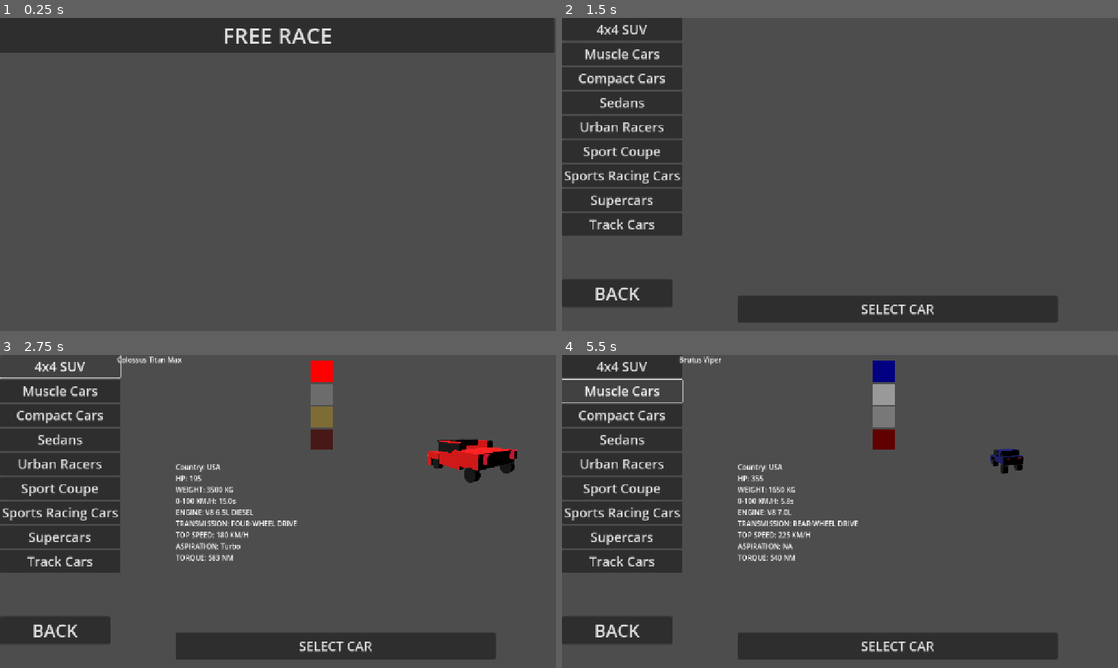
Above: before the commit, frames 1-4 (two rows, left to right).
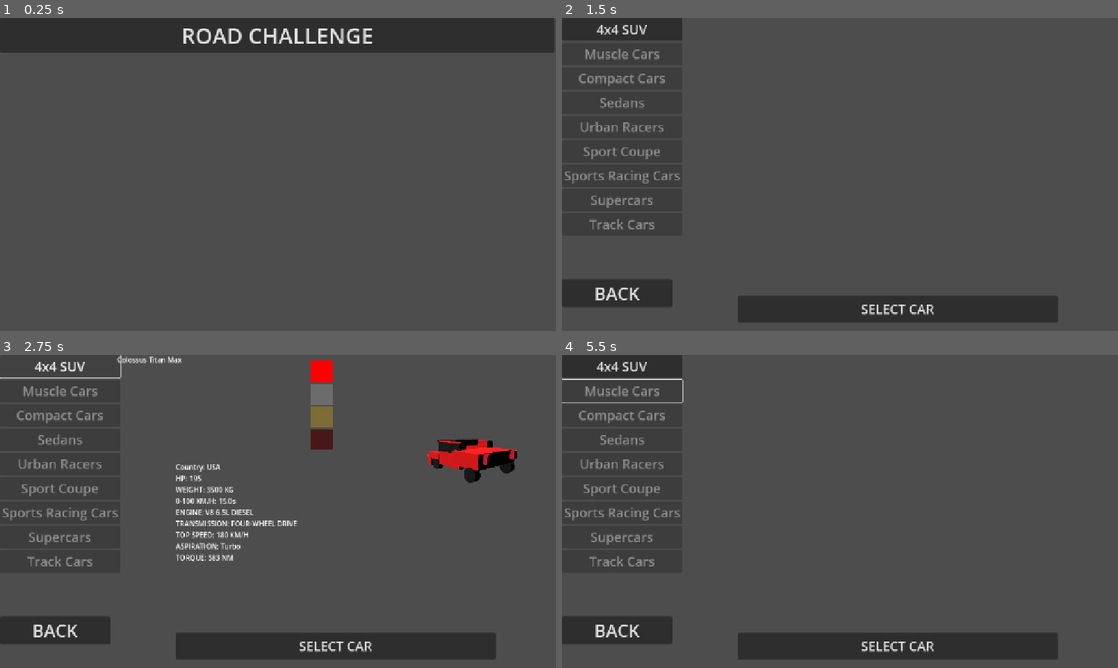
Above: after the commit, the same moments.

Repository: km2000-a11y/Urban-Drive-main
Game: Godot game, scene res://Scenes/main_menu.tscn
Same seed, same stepped clock (60 frames per second), same inputs: the game is played once before the commit and once after it.
Inputs (mouse positions are in pixels of both pictures, inside the frame that each line leads up to):
- Up to frame 1 (0.25 s): no input
- Up to frame 2 (1.5 s): click "FREE RACE" (after the commit: "ROAD CHALLENGE") at 0.5 s; click (828, 68) at 1.25 s, where only the run before the commit has a clickable "RADAR RACE"
- Up to frame 3 (2.75 s): click "4x4 SUV" at 2 s
- Up to frame 4 (5.5 s): click "BACK" at 2.75 s; click "DUEL" at 3.5 s; click "SELECT CAR" at 4.25 s; click (623, 389) at 5 s, where only the run before the commit has a clickable "Muscle Cars"

The runs differ from the first frame. In frame 1, 0.9% of the frame differs, in the area x 33-67%, y 3-9%; in frame 2, 1.2%; in frame 3, 1.2%; in frame 4, 3.9%, in the area x 0-83%, y 0-68%.
Error before the commit: Invalid access to property or key of type 'String' on a base object of type 'Dictionary'. (res://Scripts/car_select.gd:829)
Error after the commit: Invalid access to property or key of type 'String' on a base object of type 'Dictionary'. (res://Scripts/car_select.gd:831)

Commit message:
ssss

Diff:
--- a/Scenes/car_select.tscn
+++ b/Scenes/car_select.tscn
@@ -17,7 +17,7 @@
 offset_right = 241.0
 offset_bottom = 374.0
 
-[node name="4x4SUV" type="Button" parent="Control/ClassList"]
+[node name="SUV" type="Button" parent="Control/ClassList"]
 layout_mode = 2
 theme_override_font_sizes/font_size = 30
 text = "4x4 SUV"
@@ -177,7 +177,7 @@
 text = "SELECT CAR
 "
 
-[connection signal="pressed" from="Control/ClassList/4x4SUV" to="." method="_on_4x4suv_pressed"]
+[connection signal="pressed" from="Control/ClassList/SUV" to="." method="_on_4x4suv_pressed"]
 [connection signal="pressed" from="Control/ClassList/MuscleCars" to="." method="_on_muscle_cars_pressed"]
 [connection signal="pressed" from="Control/ClassList/CompactCars" to="." method="_on_compact_cars_pressed"]
 [connection signal="pressed" from="Control/ClassList/Sedans" to="." method="_on_sedans_pressed"]
--- a/Scenes/elimination_win_screen.gd
+++ b/Scenes/elimination_win_screen.gd
@@ -3,14 +3,29 @@
 @onready var title_label := $Control/Panel/TitleLabel
 @onready var retry_button := $Control/Panel/RetryBtn
 @onready var quit_button := $Control/Panel/QuitBtn
+func show_results(player_won: bool):
+	var text := ""
 
-func show_results(player_won: bool):
 	if player_won:
-		title_label.text = "YOU WIN!"
+		text = "YOU WIN!"
 	else:
-		title_label.text = "YOU LOSE!"
+		text = "YOU LOSE!"
 
+	# ROAD CHALLENGE PROGRESS
+	if GameMode.game_mode == "Road Challenge":
+		var group := RoadChallengeState.active_group
+		var done :int= RoadChallengeSave.progress[group]
+		var left := 5 - done
+
+		if left > 0:
+			text += "\nRaces left: %d / 5" % left
+		else:
+			text += "\nChallenge Complete!"
+
+	title_label.text = text
 	visible = true
+
+
 
 
 func _on_retry_btn_pressed() -> void:
--- a/Scenes/main_menu.gd
+++ b/Scenes/main_menu.gd
@@ -4,5 +4,5 @@
 	MusicManager.play_menu_music()
 
 func _on_free_race_menu_pressed() -> void:
-	GameMode.game_mode = "Free Race"
+	GameMode.game_mode = "Road Challenge"
 	get_tree().change_scene_to_file("res://Scenes/mode_select.tscn")
--- a/Scenes/main_menu.tscn
+++ b/Scenes/main_menu.tscn
@@ -19,6 +19,6 @@
 [node name="FreeRaceMenu" type="Button" parent="Control/VBoxContainer"]
 layout_mode = 2
 theme_override_font_sizes/font_size = 50
-text = "FREE RACE"
+text = "ROAD CHALLENGE"
 
 [connection signal="pressed" from="Control/VBoxContainer/FreeRaceMenu" to="." method="_on_free_race_menu_pressed"]
--- a/Scenes/mode_select.tscn
+++ b/Scenes/mode_select.tscn
@@ -12,6 +12,7 @@
 offset_bottom = 40.0
 
 [node name="RadarRaceBtn" type="Button" parent="Control"]
+visible = false
 layout_mode = 0
 offset_top = 81.0
 offset_right = 1239.0
@@ -22,8 +23,9 @@
 
 [node name="DuelBtn" type="Button" parent="Control"]
 layout_mode = 0
+offset_top = 70.0
 offset_right = 1244.0
-offset_bottom = 63.0
+offset_bottom = 133.0
 theme_override_font_sizes/font_size = 40
 text = "DUEL"
 
--- a/Scenes/track_select.gd
+++ b/Scenes/track_select.gd
@@ -3,6 +3,7 @@
 
 func _on_bogota_airport_pressed():
 	# Set the root node name of the track
+	RoadChallengeState.active_track="BogotaAirport"
 	TrackName.track_name = "BogotaAirport"
 
 	# Load main scene
@@ -19,12 +20,14 @@
 
 
 func _on_chernobyl_pressed() -> void:
+	RoadChallengeState.active_track="Chernobyl"
 	TrackName.track_name="Chernobyl"
 
 	get_tree().change_scene_to_file("res://main.tscn")
 
 
 func _on_abu_dhabi_pressed() -> void:
+	RoadChallengeState.active_track="AbuDhabi"
 	TrackName.track_name="AbuDhabi"
 
 	get_tree().change_scene_to_file("res://main.tscn")
--- a/Scripts/car_select.gd
+++ b/Scripts/car_select.gd
@@ -514,6 +514,8 @@
 func _ready():
 	MusicManager.play_menu_music()
 	$Control/ColorSelector.visible = false
+
+	_update_class_locks()
 
 
 var car_scene_paths = {
@@ -830,6 +832,13 @@
 	Cars.selected_color = car_colors[car_name][color_index]
 	Cars.save_color()
 	Cars.selected_class = car_class
+
+	RoadChallengeState.active_group = car_class
+	RoadChallengeState.active_car = car_name
+	RoadChallengeState.active_color = car_colors[car_name][color_index]
+
+	GameMode.game_mode = "Road Challenge"
+
 	get_tree().change_scene_to_file("res://Scenes/track_select.tscn")
 
 
@@ -845,3 +854,14 @@
 	update_car_ui(track_cars[car_name], car_name)
 	load_preview_car(car_scene_paths[car_name])
 	_reset_color()
+
+func _update_class_locks():
+	$Control/ClassList/SUV.disabled = false
+	$Control/ClassList/MuscleCars.disabled = not RoadChallengeSave.unlocked["muscle"]
+	$Control/ClassList/CompactCars.disabled = not RoadChallengeSave.unlocked["compact"]
+	$Control/ClassList/Sedans.disabled = not RoadChallengeSave.unlocked["sedans"]
+	$Control/ClassList/UrbanRacers.disabled = not RoadChallengeSave.unlocked["urban"]
+	$Control/ClassList/SportCoupe.disabled = not RoadChallengeSave.unlocked["sport"]
+	$Control/ClassList/SportRacing.disabled = not RoadChallengeSave.unlocked["sport_racing"]
+	$Control/ClassList/Supercars.disabled = not RoadChallengeSave.unlocked["supercars"]
+	$Control/ClassList/TrackCars.disabled = not RoadChallengeSave.unlocked["track_cars"]
--- a/Scripts/leaderboard.gd
+++ b/Scripts/leaderboard.gd
@@ -11,6 +11,17 @@
 		title_label.text = "YOU WIN!"
 	else:
 		title_label.text = "YOU LOSE!"
+
+	# ROAD CHALLENGE PROGRESS
+	if GameMode.game_mode == "Road Challenge":
+		var group := RoadChallengeState.active_group
+		var done :int= RoadChallengeSave.progress[group]
+		var left := 5 - done
+
+		if left > 0:
+			title_label.text += "\nRaces left: %d / 5" % left
+		else:
+			title_label.text += "\nChallenge Complete!"
 
 	# Clear old entries
 	for child in entries.get_children():
@@ -48,8 +59,21 @@
 
 
 func _on_retry_btn_pressed() -> void:
+	reset()
 	get_tree().reload_current_scene()
 
 
 func _on_quit_btn_pressed() -> void:
+	reset()
 	get_tree().change_scene_to_file("res://Scenes/mode_select.tscn")
+
+func reset():
+	# Clear title
+	title_label.text = ""
+
+	# Clear entries
+	for child in entries.get_children():
+		child.queue_free()
+
+	# Hide leaderboard
+	visible = false
--- a/Scripts/win_screen_radar.gd
+++ b/Scripts/win_screen_radar.gd
@@ -1,11 +1,25 @@
 extends CanvasLayer
 
 func show_win(success: bool):
+	var text := ""
+
 	if success:
-		$Control/Panel/VBoxContainer/Label_Title.text = "YOU WIN!"
+		text = "YOU WIN!"
 	else:
-		$Control/Panel/VBoxContainer/Label_Title.text = "YOU LOSE!"
+		text = "YOU LOSE!"
 
+	# ROAD CHALLENGE PROGRESS
+	if GameMode.game_mode == "Road Challenge":
+		var group := RoadChallengeState.active_group
+		var done :int= RoadChallengeSave.progress[group]
+		var left := 5 - done
+
+		if left > 0:
+			text += "\nRaces left: %d / 5" % left
+		else:
+			text += "\nChallenge Complete!"
+
+	$Control/Panel/VBoxContainer/Label_Title.text = text
 	visible = true
 
 
--- a/Tracks/split.tscn
+++ b/Tracks/split.tscn
@@ -104,6 +104,12 @@
 
 [sub_resource type="BoxMesh" id="BoxMesh_h16h7"]
 size = Vector3(1, 2, 2)
+
+[sub_resource type="BoxShape3D" id="BoxShape3D_1c3gv"]
+size = Vector3(1.5, 2, 1.5)
+
+[sub_resource type="BoxMesh" id="BoxMesh_mugcg"]
+size = Vector3(0.2, 2, 1)
 
 [node name="Split" type="Node3D"]
 
@@ -1400,14 +1406,160 @@
 mesh = SubResource("BoxMesh_h16h7")
 
 [node name="CharacterBody3D" type="CharacterBody3D" parent="."]
-transform = Transform3D(0.642788, 0, -0.766044, 0, 1, 0, 0.766044, 0, 0.642788, -184.704, 0, 619.733)
+transform = Transform3D(0.642788, 0, -0.766044, 0, 1, 0, 0.766044, 0, 0.642788, -195.497, 0, 629.322)
 
 [node name="Area3D" type="Area3D" parent="CharacterBody3D"]
 
 [node name="CollisionShape3D" type="CollisionShape3D" parent="CharacterBody3D/Area3D"]
+transform = Transform3D(1, 0, 0, 0, 1, 0, 0, 0, 1, 2.19833, 1.64884, 1.19209e-07)
+shape = SubResource("BoxShape3D_1c3gv")
 
 [node name="MeshInstance3D" type="MeshInstance3D" parent="CharacterBody3D/Area3D"]
-transform = Transform3D(1, 0, 0, 0, 1, 0, 0, 0, 1, 3.8749, 0, -2.98023e-08)
+transform = Transform3D(1, 0, 0, 0, 1, 0, 0, 0, 1, 2.72928, 1.36129, 0.457124)
+mesh = SubResource("BoxMesh_mugcg")
+
+[node name="MeshInstance3D2" type="MeshInstance3D" parent="CharacterBody3D/Area3D"]
+transform = Transform3D(1, 0, 0, 0, 0.4, 0, 0, 0, 1, 1.60547, 0.768577, 0.457124)
+mesh = SubResource("BoxMesh_mugcg")
+
+[node name="MeshInstance3D3" type="MeshInstance3D" parent="CharacterBody3D/Area3D"]
+transform = Transform3D(5, 0, 0, 0, 0.1, 0, 0, 0, 1, 2.05746, 1.21304, 0.457124)
+mesh = SubResource("BoxMesh_mugcg")
+
+[node name="CharacterBody3D8" type="CharacterBody3D" parent="."]
+transform = Transform3D(0.642788, 0, -0.766044, 0, 1, 0, 0.766044, 0, 0.642788, -218.627, 0, 644.577)
+
+[node name="Area3D" type="Area3D" parent="CharacterBody3D8"]
+
+[node name="CollisionShape3D" type="CollisionShape3D" parent="CharacterBody3D8/Area3D"]
+transform = Transform3D(1, 0, 0, 0, 1, 0, 0, 0, 1, 2.19833, 1.64884, 1.19209e-07)
+shape = SubResource("BoxShape3D_1c3gv")
+
+[node name="MeshInstance3D" type="MeshInstance3D" parent="CharacterBody3D8/Area3D"]
+transform = Transform3D(1, 0, 0, 0, 1, 0, 0, 0, 1, 2.72928, 1.36129, 0.457124)
+mesh = SubResource("BoxMesh_mugcg")
+
+[node name="MeshInstance3D2" type="MeshInstance3D" parent="CharacterBody3D8/Area3D"]
+transform = Transform3D(1, 0, 0, 0, 0.4, 0, 0, 0, 1, 1.60547, 0.768577, 0.457124)
+mesh = SubResource("BoxMesh_mugcg")
+
+[node name="MeshInstance3D3" type="MeshInstance3D" parent="CharacterBody3D8/Area3D"]
+transform = Transform3D(5, 0, 0, 0, 0.1, 0, 0, 0, 1, 2.05746, 1.21304, 0.457124)
+mesh = SubResource("BoxMesh_mugcg")
+
+[node name="CharacterBody3D2" type="CharacterBody3D" parent="."]
+transform = Transform3D(-0.642787, 0, 0.766044, 0, 1, 0, -0.766044, 0, -0.642787, -196.079, 0, 630.355)
+
+[node name="Area3D" type="Area3D" parent="CharacterBody3D2"]
+
+[node name="CollisionShape3D" type="CollisionShape3D" parent="CharacterBody3D2/Area3D"]
+transform = Transform3D(1, 0, 0, 0, 1, 0, 0, 0, 1, 2.19833, 1.64884, 1.19209e-07)
+shape = SubResource("BoxShape3D_1c3gv")
+
+[node name="MeshInstance3D" type="MeshInstance3D" parent="CharacterBody3D2/Area3D"]
+transform = Transform3D(1, 0, 0, 0, 1, 0, 0, 0, 1, 2.72928, 1.36129, 0.457124)
+mesh = SubResource("BoxMesh_mugcg")
+
+[node name="MeshInstance3D2" type="MeshInstance3D" parent="CharacterBody3D2/Area3D"]
+transform = Transform3D(1, 0, 0, 0, 0.4, 0, 0, 0, 1, 1.60547, 0.768577, 0.457124)
+mesh = SubResource("BoxMesh_mugcg")
+
+[node name="MeshInstance3D3" type="MeshInstance3D" parent="CharacterBody3D2/Area3D"]
+transform = Transform3D(5, 0, 0, 0, 0.1, 0, 0, 0, 1, 2.05746, 1.21304, 0.457124)
+mesh = SubResource("BoxMesh_mugcg")
+
+[node name="CharacterBody3D5" type="CharacterBody3D" parent="."]
+transform = Transform3D(-0.642787, 0, 0.766044, 0, 1, 0, -0.766044, 0, -0.642787, -212.833, 0, 644.413)
+
+[node name="Area3D" type="Area3D" parent="CharacterBody3D5"]
+
+[node name="CollisionShape3D" type="CollisionShape3D" parent="CharacterBody3D5/Area3D"]
+transform = Transform3D(1, 0, 0, 0, 1, 0, 0, 0, 1, 2.19833, 1.64884, 1.19209e-07)
+shape = SubResource("BoxShape3D_1c3gv")
+
+[node name="MeshInstance3D" type="MeshInstance3D" parent="CharacterBody3D5/Area3D"]
+transform = Transform3D(1, 0, 0, 0, 1, 0, 0, 0, 1, 2.72928, 1.36129, 0.457124)
+mesh = SubResource("BoxMesh_mugcg")
+
+[node name="MeshInstance3D2" type="MeshInstance3D" parent="CharacterBody3D5/Area3D"]
+transform = Transform3D(1, 0, 0, 0, 0.4, 0, 0, 0, 1, 1.60547, 0.768577, 0.457124)
+mesh = SubResource("BoxMesh_mugcg")
+
+[node name="MeshInstance3D3" type="MeshInstance3D" parent="CharacterBody3D5/Area3D"]
+transform = Transform3D(5, 0, 0, 0, 0.1, 0, 0, 0, 1, 2.05746, 1.21304, 0.457124)
+mesh = SubResource("BoxMesh_mugcg")
+
+[node name="CharacterBody3D6" type="CharacterBody3D" parent="."]
+transform = Transform3D(-0.642787, 0, 0.766044, 0, 1, 0, -0.766044, 0, -0.642787, -219.093, 0, 643.592)
+
+[node name="Area3D" type="Area3D" parent="CharacterBody3D6"]
+
+[node name="CollisionShape3D" type="CollisionShape3D" parent="CharacterBody3D6/Area3D"]
+transform = Transform3D(1, 0, 0, 0, 1, 0, 0, 0, 1, 2.19833, 1.64884, 1.19209e-07)
+shape = SubResource("BoxShape3D_1c3gv")
+
+[node name="MeshInstance3D" type="MeshInstance3D" parent="CharacterBody3D6/Area3D"]
+transform = Transform3D(1, 0, 0, 0, 1, 0, 0, 0, 1, 2.72928, 1.36129, 0.457124)
+mesh = SubResource("BoxMesh_mugcg")
+
+[node name="MeshInstance3D2" type="MeshInstance3D" parent="CharacterBody3D6/Area3D"]
+transform = Transform3D(1, 0, 0, 0, 0.4, 0, 0, 0, 1, 1.60547, 0.768577, 0.457124)
+mesh = SubResource("BoxMesh_mugcg")
+
+[node name="MeshInstance3D3" type="MeshInstance3D" parent="CharacterBody3D6/Area3D"]
+transform = Transform3D(5, 0, 0, 0, 0.1, 0, 0, 0, 1, 2.05746, 1.21304, 0.457124)
+mesh = SubResource("BoxMesh_mugcg")
+
+[node name="CharacterBody3D3" type="CharacterBody3D" parent="."]
+transform = Transform3D(-0.642787, 0, 0.766044, 0, 1, 0, -0.766044, 0, -0.642787, -194.855, 0, 631.813)
+
+[node name="Area3D" type="Area3D" parent="CharacterBody3D3"]
+
+[node name="CollisionShape3D" type="CollisionShape3D" parent="CharacterBody3D3/Area3D"]
+transform = Transform3D(1, 0, 0, 0, 1, 0, 0, 0, 1, 2.19833, 1.64884, 1.19209e-07)
+shape = SubResource("BoxShape3D_1c3gv")
+
+[node name="MeshInstance3D2" type="MeshInstance3D" parent="CharacterBody3D3/Area3D"]
+transform = Transform3D(1, 0, 0, 0, 0.7, 0, 0, 0, 1, 1.86855, 0.768577, 0.457124)
+mesh = SubResource("BoxMesh_mugcg")
+
+[node name="MeshInstance3D3" type="MeshInstance3D" parent="CharacterBody3D3/Area3D"]
+transform = Transform3D(5, 0, 0, 0, 0.1, 0, 0, 0, 1, 2.018, 1.38887, 0.457124)
+mesh = SubResource("BoxMesh_mugcg")
+
+[node name="CharacterBody3D7" type="CharacterBody3D" parent="."]
+transform = Transform3D(-0.642787, 0, 0.766044, 0, 1, 0, -0.766044, 0, -0.642787, -217.013, 0, 645.708)
+
+[node name="Area3D" type="Area3D" parent="CharacterBody3D7"]
+
+[node name="CollisionShape3D" type="CollisionShape3D" parent="CharacterBody3D7/Area3D"]
+transform = Transform3D(1, 0, 0, 0, 1, 0, 0, 0, 1, 2.19833, 1.64884, 1.19209e-07)
+shape = SubResource("BoxShape3D_1c3gv")
+
+[node name="MeshInstance3D2" type="MeshInstance3D" parent="CharacterBody3D7/Area3D"]
+transform = Transform3D(1, 0, 0, 0, 0.7, 0, 0, 0, 1, 1.86855, 0.768577, 0.457124)
+mesh = SubResource("BoxMesh_mugcg")
+
+[node name="MeshInstance3D3" type="MeshInstance3D" parent="CharacterBody3D7/Area3D"]
+transform = Transform3D(5, 0, 0, 0, 0.1, 0, 0, 0, 1, 2.018, 1.38887, 0.457124)
+mesh = SubResource("BoxMesh_mugcg")
+
+[node name="CharacterBody3D4" type="CharacterBody3D" parent="."]
+transform = Transform3D(-0.642787, 0, 0.766044, 0, 1, 0, -0.766044, 0, -0.642787, -211.489, 0, 645.77)
+
+[node name="Area3D" type="Area3D" parent="CharacterBody3D4"]
+
+[node name="CollisionShape3D" type="CollisionShape3D" parent="CharacterBody3D4/Area3D"]
+transform = Transform3D(1, 0, 0, 0, 1, 0, 0, 0, 1, 2.19833, 1.64884, 1.19209e-07)
+shape = SubResource("BoxShape3D_1c3gv")
+
+[node name="MeshInstance3D2" type="MeshInstance3D" parent="CharacterBody3D4/Area3D"]
+transform = Transform3D(1, 0, 0, 0, 0.7, 0, 0, 0, 1, 1.86855, 0.768577, 0.457124)
+mesh = SubResource("BoxMesh_mugcg")
+
+[node name="MeshInstance3D3" type="MeshInstance3D" parent="CharacterBody3D4/Area3D"]
+transform = Transform3D(5, 0, 0, 0, 0.1, 0, 0, 0, 1, 2.018, 1.38887, 0.457124)
+mesh = SubResource("BoxMesh_mugcg")
 
 [connection signal="body_entered" from="MeshInstance3D/MeshInstance3D13/CharacterBody3D10/Area3D" to="MeshInstance3D/MeshInstance3D13/CharacterBody3D10" method="_on_area_3d_body_entered"]
 [connection signal="body_entered" from="MeshInstance3D/MeshInstance3D13/CharacterBody3D11/Area3D" to="MeshInstance3D/MeshInstance3D13/CharacterBody3D11" method="_on_area_3d_body_entered"]
--- a/duel_manager.gd
+++ b/duel_manager.gd
@@ -322,12 +322,23 @@
 
 func _estimate_ai_finish_time() -> int:
 	var lapline := main_scene.find_child("LapLine", true, false)
-
-	var remaining_dist: float = ai_car.distance_to_finish_line(lapline)
-	var ai_speed: float = ai_car.current_speed
-
-	if ai_speed < 1.0:
-		ai_speed = 1.0
-
-	var remaining_time_ms: int = int((remaining_dist / ai_speed) * 1000)
+	if lapline == null:
+		return ai_car.total_race_time
+
+	# Remaining distance
+	var remaining_dist := ai_car.distance_to_finish_line(lapline)
+
+	# Smoothed speed WITHOUT extra variables
+	var blended_speed: float = ai_car.current_speed * 0.75
+
+	# Safety clamp
+	if blended_speed < 5.0:
+		blended_speed = 5.0
+
+	# Estimate remaining time
+	var remaining_time_ms := int((remaining_dist / blended_speed) * 1000)
+
+	# Slight smoothing (AI slows near finish)
+	remaining_time_ms = int(remaining_time_ms * 1.10)
+
 	return ai_car.total_race_time + remaining_time_ms
--- a/main.gd
+++ b/main.gd
@@ -424,6 +424,11 @@
 	_screech_to_halt()
 	MusicManager.stop_music()
 
+	# ROAD CHALLENGE PROGRESS UPDATE
+	if GameMode.game_mode == "Road Challenge":
+		RoadChallengeManager.on_race_finished(player_won)
+
+	# Leaderboard (if exists)
 	if leaderboard:
 		leaderboard.visible = true
 		leaderboard.show_results(player_won)
--- a/normal_race_manager.gd
+++ b/normal_race_manager.gd
@@ -280,16 +280,12 @@
 		if p["finished"]:
 			final_time = p["real_time"]
 		else:
-			var leader_progress = participants[0]["progress"]
-			var leader_time = participants[0]["real_time"]
-
-			var progress_diff = leader_progress - p["progress"]
-			var avg_time_per_wp = leader_time / max(leader_progress, 1)
-
-			var penalty = int(progress_diff * avg_time_per_wp) + (randi() % 1500 + 500)
-			final_time = leader_time + penalty
+			# Accurate AI finish time
+			var ai := p["car_obj"] as CarController
+			final_time = _estimate_ai_finish_time_for(ai)
 
 		RaceResults.add_result(p["name"], p["car_name"], final_time)
+
 
 	main_scene.show_finish(winner == "Player")
 	hud.visible = false
@@ -408,6 +404,28 @@
 
 				for s in range(surface_count):
 					mesh_instance.set_surface_override_material(s, new_mat)
+func _estimate_ai_finish_time_for(ai: CarController) -> int:
+	var lapline := main_scene.find_child("LapLine", true, false)
+	if lapline == null:
+		return ai.total_race_time
+
+	# Remaining distance
+	var remaining_dist := ai.distance_to_finish_line(lapline)
+
+	# Smoothed speed using ONLY current_speed
+	var blended_speed: float = ai.current_speed * 0.75
+
+	# Safety clamp
+	if blended_speed < 5.0:
+		blended_speed = 5.0
+
+	# Estimate remaining time
+	var remaining_time_ms := int((remaining_dist / blended_speed) * 1000)
+
+	# Slight smoothing (AI slows near finish)
+	remaining_time_ms = int(remaining_time_ms * 1.10)
+
+	return ai.total_race_time + remaining_time_ms
 
 
 func force_player_camera():
--- a/project.godot
+++ b/project.godot
@@ -33,6 +33,9 @@
 EliminationManager="*res://elimination_manager.gd"
 CopChaseManager="*res://cop_chase_manager.gd"
 TrackRegistry="*res://track_registry.gd"
+RoadChallengeManager="*res://road_challenge_manager.gd"
+RoadChallengeState="*res://road_challenge_state.gd"
+RoadChallengeSave="*res://road_challenge_save.gd"
 
 [display]
 
--- /dev/null
+++ b/road_challenge_manager.gd
@@ -0,0 +1,11 @@
+extends Node
+
+func on_race_finished(player_won: bool):
+	if not player_won:
+		return
+
+	var group := RoadChallengeState.active_group
+	RoadChallengeSave.progress[group] += 1
+
+	if RoadChallengeSave.progress[group] >= 5:
+		RoadChallengeSave.unlock_next_group(group)
--- /dev/null
+++ b/road_challenge_save.gd
@@ -0,0 +1,42 @@
+extends Node
+
+var unlocked := {
+	"suv": true,
+	"muscle": false,
+	"compact": false,
+	"sedans": false,
+	"urban": false,
+	"sport": false,
+	"sport_racing": false,
+	"supercars": false,
+	"track_cars": false
+}
+
+var progress := {
+	"suv": 0,
+	"muscle": 0,
+	"compact": 0,
+	"sedans": 0,
+	"urban": 0,
+	"sport": 0,
+	"sport_racing": 0,
+	"supercars": 0,
+	"track_cars": 0
+}
+
+func unlock_next_group(group_id: String):
+	var order := [
+		"suv",
+		"muscle",
+		"compact",
+		"sedans",
+		"urban",
+		"sport",
+		"sport_racing",
+		"supercars",
+		"track_cars"
+	]
+
+	var idx := order.find(group_id)
+	if idx >= 0 and idx < order.size() - 1:
+		unlocked[order[idx + 1]] = true
--- /dev/null
+++ b/road_challenge_state.gd
@@ -0,0 +1,16 @@
+extends Node
+
+# Which group the player selected (suv, muscle, compact, etc.)
+var active_group: String = ""
+
+# Which mode the player selected (Normal Race, Duel, Elimination, Cop Chase, Radar Race)
+var active_mode: String = ""
+
+# Which car the player selected (car name)
+var active_car: String = ""
+
+# The color the player selected (Color)
+var active_color: Color = Color.WHITE
+
+# Which track the player selected (AbuDhabi, Chernobyl, BogotaAirport, etc.)
+var active_track: String = ""
Not shown: 1 places in Tracks/split.tscn that only renumber resources
Not shown, added: road_challenge_manager.gd.uid
Not shown, added: road_challenge_save.gd.uid
Not shown, added: road_challenge_state.gd.uid
